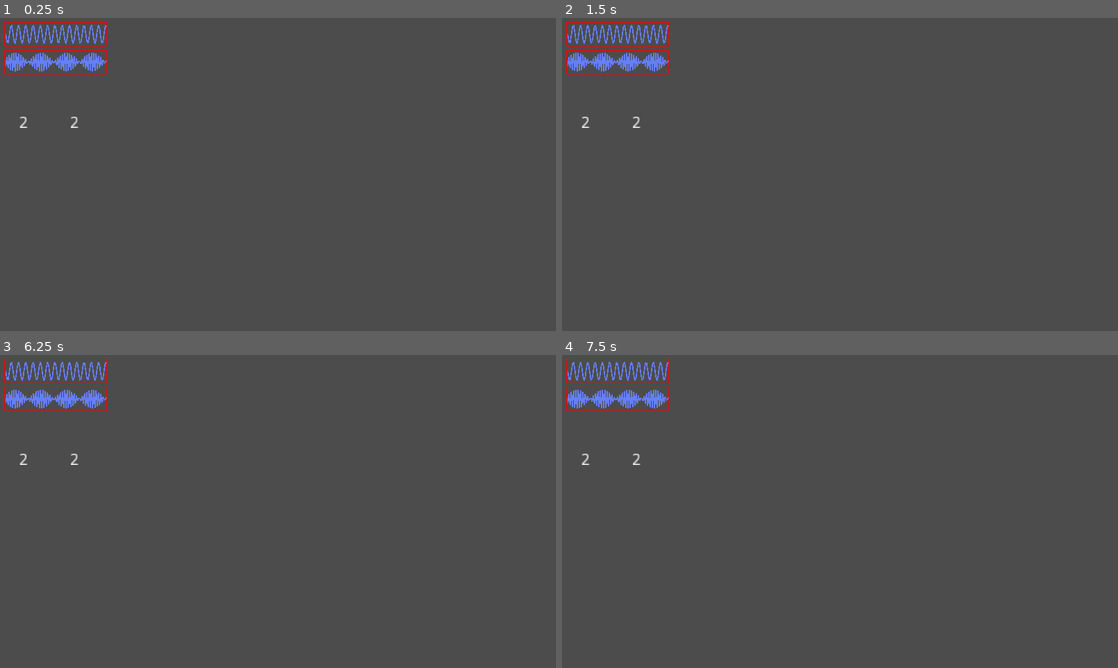
Above: before the commit, frames 1-4 (two rows, left to right).
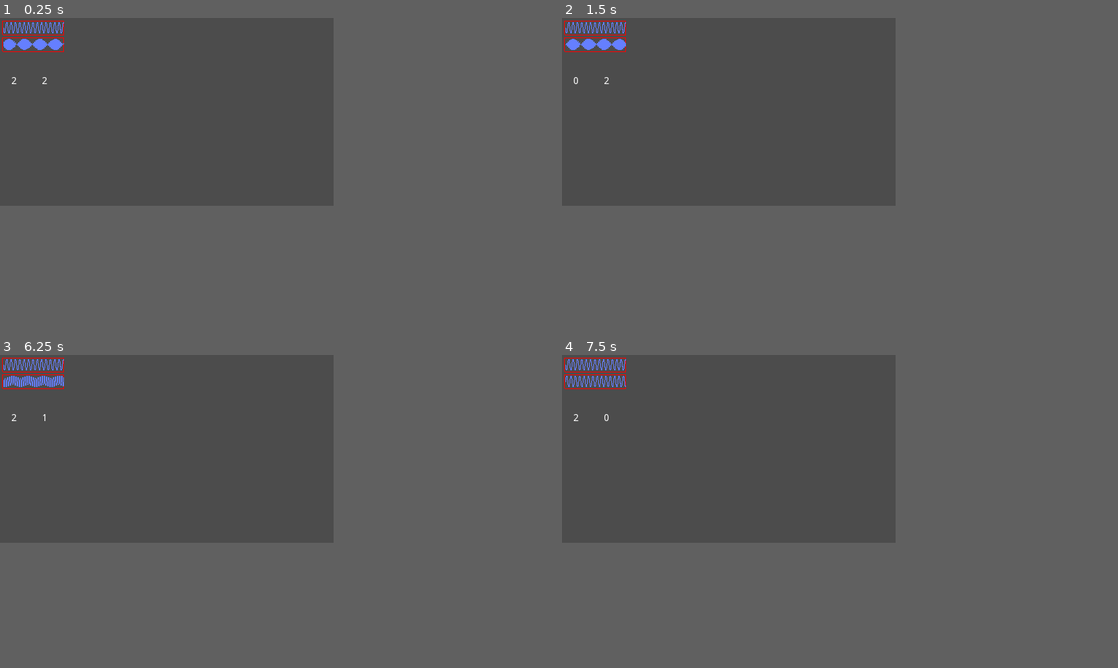
Above: after the commit, the same moments.

Repository: BGuerrero825/MAD
Game: Godot game, scene res://DialTune/DialTune.tscn
Two runs of this game, one before a commit and one after it. Both use one fixed random seed, a clock stepped at 60 frames per second and the inputs below. After the commit the project has no main scene; this scene is started directly in both runs.
Inputs:
- Up to frame 1 (0.25 s): no input
- Up to frame 2 (1.5 s): tap Enter at 0.5 s; tap 0 (0) at 0.6 s; tap 1 (1) at 0.8, 1.35 s; tap Space (space) at 1.25 s
- Up to frame 3 (6.25 s): tap 2 (2) at 1.55, 2.1 s; tap Enter at 2, 3.5 s; tap 4 (4) at 2.3, 2.85 s; tap Space (space) at 2.75, 4.25 s; tap 5 (5) at 3.05, 3.6 s; tap 6 (6) at 3.8, 4.35 s; tap 7 (7) at 4.55, 5.1 s; tap 9 (9) at 5.3, 5.85 s; tap A (a) at 6.05 s
- Up to frame 4 (7.5 s): tap A (a) at 6.6 s; tap B (b) at 6.8, 7.35 s
The window is 800x450 before the commit and 480x270 after it. Grey fills any space a smaller window leaves; there, only what the larger window draws over its background counts as a difference.

The runs differ from the first frame. In frame 1, 1.5% of the frame differs, in the area x 0-20%, y 0-36%; in frame 2, 1.5%; in frame 3, 1.4%; in frame 4, 1.4%.

Commit message:
defined mini game input based on panel location

Diff:
--- a/DialTune/DialTune.gd
+++ b/DialTune/DialTune.gd
@@ -1,9 +1,6 @@
 extends ReferenceRect
 
-export var key_dial_a_left := 'a'
-export var key_dial_a_right := 'd'
-export var key_dial_b_left := 'q'
-export var key_dial_b_right := 'e'
+export var panel_location := 0  # panel location 0-3
 
 export var solution_phase := 0
 export var solution_freq := 0
@@ -12,9 +9,17 @@
 var player_phase := solution_phase
 var player_freq := solution_freq
 
+# Inputs
+var key_dial_a_left := '-'
+var key_dial_a_right := '-'
+var key_dial_b_left := '-'
+var key_dial_b_right := '-'
+var key_download := '-'
+
 
 # Called when the node enters the scene tree for the first time.
 func _ready():
+	assign_input()
 
 	randomize()
 	while player_phase == solution_phase:
@@ -48,25 +53,53 @@
 
 	# INPUT
 
-	# Left Dial
-	if Input.is_action_just_released("z"):
+	# Dial A
+	if Input.is_action_just_released(key_dial_a_left):
 		player_phase = max(player_phase-1, 0)
 		draw_graph_2()
-	elif Input.is_action_just_released("c"):
+	elif Input.is_action_just_released(key_dial_a_right):
 		player_phase = min(player_phase+1, 3)
 		draw_graph_2()
 
-	# Right Dial
-	if Input.is_action_just_released("u"):
+	# Dial B
+	if Input.is_action_just_released(key_dial_b_left):
 		player_freq = max(player_freq-1, 0)
 		draw_graph_2()
-	elif Input.is_action_just_pressed("o"):
+	elif Input.is_action_just_pressed(key_dial_b_right):
 		player_freq = min(player_freq+1, 3)
 		draw_graph_2()
 
 	# Start Download
-	if Input.is_action_just_pressed("space"):
+	if Input.is_action_just_pressed(key_download):
 		print("phase_match: ", solution_phase == player_phase,
 				"\tfreq_match: ", solution_freq == player_freq)
 		print("\tplayer: ", player_phase, " ", player_freq)
 		print("\tsolution: ", solution_phase, " ", solution_freq)
+
+
+func assign_input():
+	match panel_location:
+		0:
+			key_dial_a_left = '1'
+			key_dial_a_right = '2'
+			key_dial_b_left = 'a'
+			key_dial_b_right = 's'
+			key_download = 'z'
+		1:
+			key_dial_a_left = '4'
+			key_dial_a_right = '5'
+			key_dial_b_left = 'd'
+			key_dial_b_right = 'f'
+			key_download = 'c'
+		2:
+			key_dial_a_left = '6'
+			key_dial_a_right = '7'
+			key_dial_b_left = 'g'
+			key_dial_b_right = 'h'
+			key_download = 'b'
+		3:
+			key_dial_a_left = '9'
+			key_dial_a_right = '0'
+			key_dial_b_left = 'k'
+			key_dial_b_right = 'l'
+			key_download = 'm'
--- a/project.godot
+++ b/project.godot
@@ -16,17 +16,14 @@
 [application]
 
 config/name="MAD"
-run/main_scene="res://Main.tscn"
 config/icon="res://icon.png"
 
 [display]
 
 window/size/width=480
 window/size/height=270
-window/size/test_width=960
-window/size/test_height=540
 window/stretch/mode="2d"
-window/stretch/aspect="keep"
+window/stretch/aspect="keep_height"
 
 [input]
 
Binary file added: DialTune/knob-Sheet.ase
Binary file added: DialTune/knob-Sheet.png
Not shown, added: DialTune/knob-Sheet.png.import
Binary file added: DialTune/knob.ase
